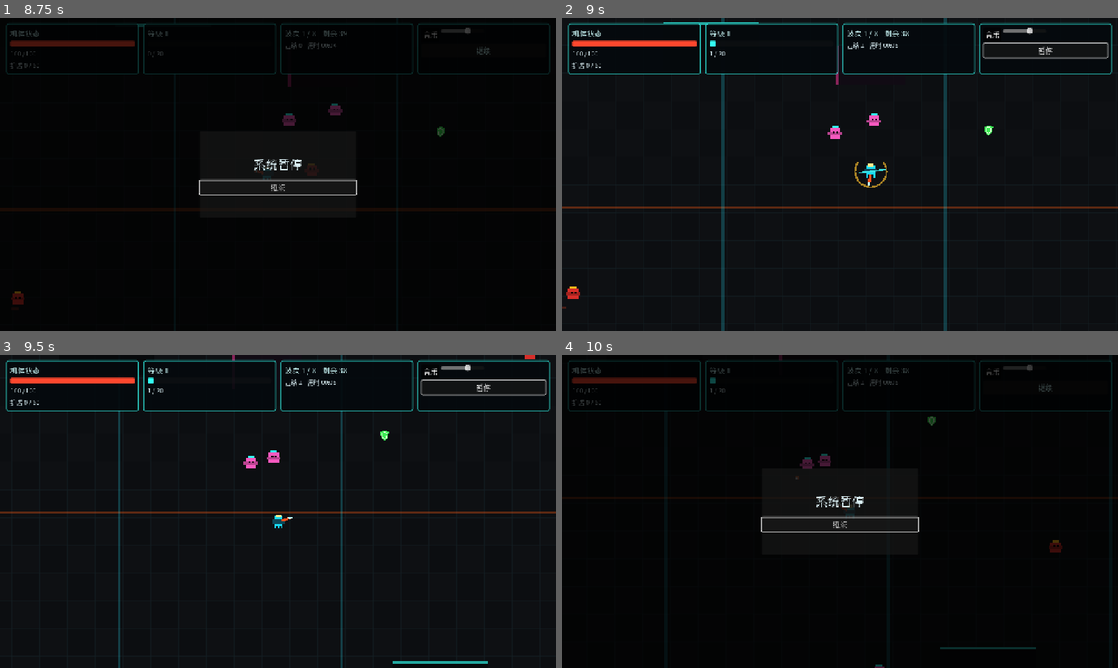
Above: before the commit, frames 1-4 (two rows, left to right).
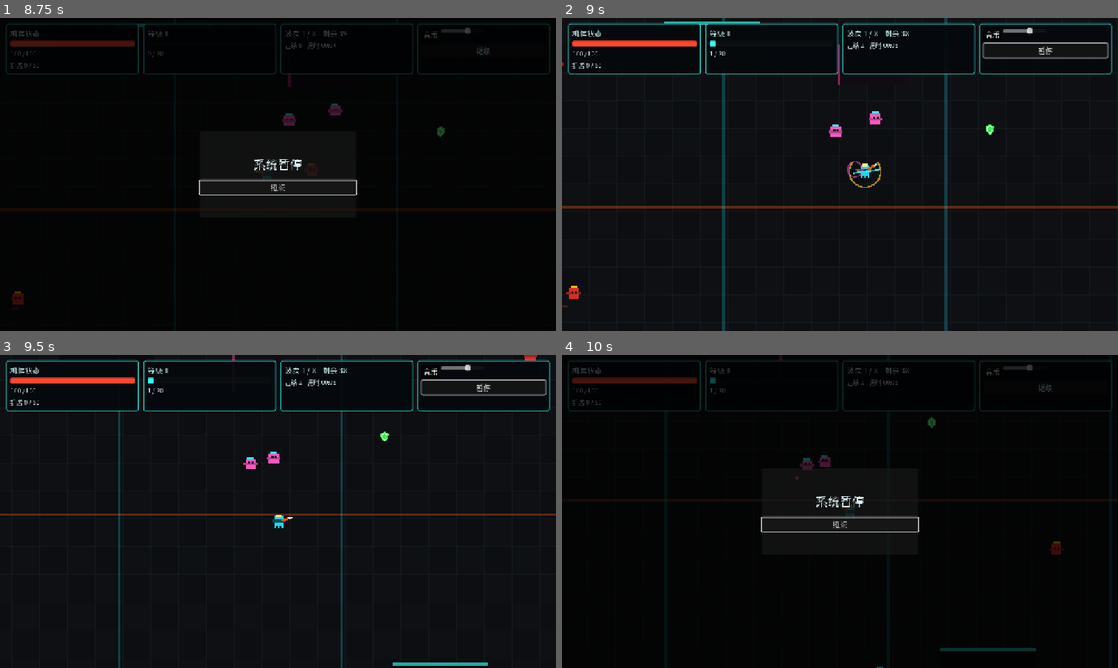
Above: after the commit, the same moments.

Repository: xiejiamincyq/2d-game
Game: Godot game, scene res://scenes/Main.tscn
Same seed, same stepped clock (60 frames per second), same inputs: the game is played once before the commit and once after it.
Inputs (mouse positions are in pixels of both pictures, inside the frame that each line leads up to):
- Up to frame 1 (8.75 s): click "开始清剿" at 0.5 s; click "音乐" at 1.25 s; click "暂停" at 2 s; click "继续" at 2.75 s; click "继续" at 3.5 s; tap Enter at 4.25, 6.6, 8 s; move the mouse to (400, 158) at 4.27 s; hold D (move_right) 4.28-5.03 s; right-click (400, 158) at 4.35 s; tap Space at 4.52, 5.27, 5.75, 6.77, 7.52, 8.27 s; move the mouse to (166, 190) at 5.02 s; hold S (move_down) 5.03-5.78 s; click (166, 190) at 5.1 s; move the mouse to (333, 105) at 5.77 s; hold D (move_right) 5.78-6.53 s; tap R at 5.85 s; move the mouse to (250, 237) at 6.52 s; hold W (move_up) 6.53-7.28 s; move the mouse to (444, 221) at 7.27 s; hold A (move_left) from 7.28 s (still down); tap 1 at 7.35 s; move the mouse to (111, 127) at 8.02 s; tap 3 at 8.1 s
- Up to frame 2 (9 s): tap Space at 8.75 s; move the mouse to (867, 174) at 8.77 s; release A (move_left) at 8.78 s; hold S (move_down) from 8.78 s (still down); right-click (867, 174) at 8.85 s
- Up to frame 3 (9.5 s): keep holding S (move_down)
- Up to frame 4 (10 s): move the mouse to (756, 433) at 9.52 s; release S (move_down) at 9.53 s; hold D (move_right) from 9.53 s (still down); click (756, 433) at 9.6 s; tap Space at 9.77 s

Frame 1 is identical in both runs. In frame 2, 1.2% of the frame differs, in the area x 0-100%, y 0-100%; in frame 3, 1.6%; in frame 4, 0.3%.

Commit message:
feat: integrate bounded combat feedback

Diff:
--- a/scripts/Main.gd
+++ b/scripts/Main.gd
@@ -8,6 +8,9 @@
 const ShieldPickupScript = preload("res://scripts/pickups/ShieldPickup.gd")
 const AudioManagerScript = preload("res://scripts/systems/AudioManager.gd")
 const WorldBoundaryScript = preload("res://scripts/world/WorldBoundary.gd")
+const CombatFeedbackScript = preload("res://scripts/systems/CombatFeedback.gd")
+const CombatVfxScript = preload("res://scripts/effects/CombatVfx.gd")
+const CameraEffectsScript = preload("res://scripts/effects/CameraEffects.gd")
 
 const WORLD_BOUNDS := Rect2(-1400, -900, 2800, 1800)
 
@@ -22,6 +25,9 @@
 var upgrade_system: Node
 var ui: Node
 var audio: Node
+var combat_feedback: Node
+var combat_vfx: Node2D
+var camera_effects: Node
 var game_over: bool = false
 var run_started: bool = false
 var manual_paused: bool = false
@@ -126,6 +132,7 @@
 func _start_run() -> void:
 	if run_started:
 		return
+	Engine.time_scale = 1.0
 	run_started = true
 	kill_count = 0
 	elapsed_seconds = 0.0
@@ -149,6 +156,20 @@
 	camera.limit_bottom = int(WORLD_BOUNDS.end.y)
 	player.add_child(camera)
 	camera.make_current()
+	combat_vfx = CombatVfxScript.new()
+	combat_vfx.name = "CombatVfx"
+	combat_vfx.process_mode = Node.PROCESS_MODE_PAUSABLE
+	combat_vfx.z_index = 20
+	world.add_child(combat_vfx)
+	camera_effects = CameraEffectsScript.new()
+	camera_effects.name = "CameraEffects"
+	camera_effects.process_mode = Node.PROCESS_MODE_PAUSABLE
+	player.add_child(camera_effects)
+	camera_effects.setup(camera)
+	combat_feedback = CombatFeedbackScript.new()
+	combat_feedback.name = "CombatFeedback"
+	add_child(combat_feedback)
+	combat_feedback.setup(combat_vfx, camera_effects)
 	player.fired.connect(func(projectile: Node) -> void:
 		projectile.process_mode = Node.PROCESS_MODE_PAUSABLE
 		projectile.world_bounds = WORLD_BOUNDS
@@ -177,6 +198,7 @@
 	add_child(wave_director)
 	wave_director.wave_changed.connect(ui.set_wave)
 	wave_director.enemy_killed.connect(_on_enemy_killed)
+	wave_director.damage_resolved.connect(combat_feedback.on_damage_resolved)
 	wave_director.victory.connect(_on_victory)
 	wave_director.setup(player, enemies, projectiles)
 	player.set_enemy_provider(wave_director.get_active_enemies)
@@ -231,6 +253,7 @@
 
 func _restart_run() -> void:
 	manual_paused = false
+	_reset_combat_feedback()
 	get_tree().paused = false
 	get_tree().reload_current_scene()
 
@@ -246,6 +269,8 @@
 	}
 	if not next_state in allowed.get(run_state, []):
 		return false
+	if next_state != RunState.PLAYING:
+		_reset_combat_feedback()
 	run_state = next_state
 	manual_paused = run_state == RunState.PAUSED
 	get_tree().paused = run_state in [RunState.UPGRADE, RunState.PAUSED, RunState.RESULT]
@@ -297,3 +322,15 @@
 		var pickup_node := pickup as Node2D
 		if pickup_node != null:
 			pickup_node.global_position = pickup_node.global_position.clamp(WORLD_BOUNDS.position + Vector2(12, 12), WORLD_BOUNDS.end - Vector2(12, 12))
+
+func _reset_combat_feedback() -> void:
+	if is_instance_valid(combat_feedback):
+		combat_feedback.reset_all()
+	if is_instance_valid(combat_vfx):
+		combat_vfx.clear_all()
+	if is_instance_valid(camera_effects):
+		camera_effects.clear_all()
+	Engine.time_scale = 1.0
+
+func _exit_tree() -> void:
+	_reset_combat_feedback()
--- a/scripts/systems/WaveDirector.gd
+++ b/scripts/systems/WaveDirector.gd
@@ -3,6 +3,14 @@
 
 signal wave_changed(index: int, total: int, remaining: int)
 signal enemy_killed(enemy: Node, source: StringName, xp_value: int)
+signal damage_resolved(
+	enemy: Node,
+	source: StringName,
+	amount: float,
+	world_position: Vector2,
+	direction: Vector2,
+	killed: bool
+)
 signal victory
 
 const EnemyScript = preload("res://scripts/actors/Enemy.gd")
@@ -99,6 +107,24 @@
 			if get_parent().has_method("_on_enemy_hit"):
 				get_parent()._on_enemy_hit(source)
 		)
+	if enemy.has_signal("damage_resolved"):
+		enemy.damage_resolved.connect(func(
+			resolved_enemy: Node,
+			source: StringName,
+			amount: float,
+			world_position: Vector2,
+			direction: Vector2,
+			killed: bool
+		) -> void:
+			damage_resolved.emit(
+				resolved_enemy,
+				source,
+				amount,
+				world_position,
+				direction,
+				killed
+			)
+		)
 
 func sample_spawn_position(
 	player_position: Vector2,
--- a/scripts/tests/StateTest.gd
+++ b/scripts/tests/StateTest.gd
@@ -2,6 +2,7 @@
 
 const MainScript = preload("res://scripts/Main.gd")
 const DamageTypes = preload("res://scripts/components/DamageTypes.gd")
+const EnemyScript = preload("res://scripts/actors/Enemy.gd")
 const TestSupport = preload("res://scripts/tests/TestSupport.gd")
 
 var assertions := 0
@@ -31,13 +32,43 @@
 	scene._start_run()
 	if not _assert_true(scene.get("run_state") == 1 and not paused, "start did not enter PLAYING"):
 		return
+	if not _assert_true(
+		is_instance_valid(scene.combat_feedback)
+		and is_instance_valid(scene.combat_vfx)
+		and is_instance_valid(scene.camera_effects),
+		"run start did not build the combat feedback pipeline"
+	):
+		return
+	scene.wave_director.active = false
+	scene.wave_director._spawn_enemy(EnemyScript.EnemyKind.SCRAPPER)
+	await process_frame
+	var feedback_enemy: Node = scene.wave_director.active_enemies[-1]
+	feedback_enemy.set_physics_process(false)
+	feedback_enemy.health.set_process(false)
+	var sparks_before: int = scene.combat_vfx.get_effect_count(&"spark")
+	feedback_enemy.take_damage(1.0, DamageTypes.PROJECTILE, Vector2.RIGHT)
+	if not _assert_true(
+		scene.combat_vfx.get_effect_count(&"spark") == sparks_before + 1,
+		"enemy damage did not reach the combat feedback pipeline"
+	):
+		return
 	var permanent_fire_rate: float = scene.player.fire_rate * 1.5
 	var permanent_weapon_damage: float = scene.player.weapon_damage * 1.25
 	scene.player.fire_rate = permanent_fire_rate
 	scene.player.weapon_damage = permanent_weapon_damage
 	scene.player.set_overdrive_active(true)
 	scene.player.set_dash_immunity_active(true)
+	scene.combat_feedback.request_hit_stop(20.0)
+	scene.camera_effects.request_impact(1.0, Vector2.RIGHT)
+	scene.camera_effects._process(0.016)
 	if not _assert_true(scene._transition_to(2) and paused, "PLAYING to UPGRADE did not pause"):
+		return
+	if not _assert_true(
+		is_equal_approx(Engine.time_scale, 1.0)
+		and scene.combat_vfx.get_total_effect_count() == 0
+		and scene.player.get_node("PlayerCamera").offset == Vector2.ZERO,
+		"upgrade transition did not reset combat feedback"
+	):
 		return
 	if not _assert_true(
 		is_equal_approx(scene.player.get_effective_fire_rate(), permanent_fire_rate),
@@ -60,14 +91,36 @@
 		return
 	scene.player.set_overdrive_active(true)
 	scene.player.set_dash_immunity_active(true)
+	scene.combat_vfx.request_effect(&"ring", Vector2.ZERO)
+	scene.combat_feedback.request_hit_stop(20.0)
+	scene.camera_effects.request_impact(1.0, Vector2.UP)
+	scene.camera_effects._process(0.016)
 	if not _assert_true(scene._transition_to(3) and paused, "PLAYING to PAUSED did not pause"):
+		return
+	if not _assert_true(
+		is_equal_approx(Engine.time_scale, 1.0)
+		and scene.combat_vfx.get_total_effect_count() == 0
+		and scene.player.get_node("PlayerCamera").offset == Vector2.ZERO,
+		"manual pause transition did not reset combat feedback"
+	):
 		return
 	if not _assert_true(not scene.player.is_damage_immune(), "manual pause left temporary immunity active"):
 		return
 	if not _assert_true(scene._transition_to(1) and not paused, "PAUSED to PLAYING did not resume"):
 		return
 	scene.player.set_overdrive_active(true)
+	scene.combat_vfx.request_effect(&"debris", Vector2.ZERO)
+	scene.combat_feedback.request_hit_stop(20.0)
+	scene.camera_effects.request_impact(1.0, Vector2.LEFT)
+	scene.camera_effects._process(0.016)
 	if not _assert_true(scene._transition_to(4) and paused, "PLAYING to RESULT did not pause"):
+		return
+	if not _assert_true(
+		is_equal_approx(Engine.time_scale, 1.0)
+		and scene.combat_vfx.get_total_effect_count() == 0
+		and scene.player.get_node("PlayerCamera").offset == Vector2.ZERO,
+		"result transition did not reset combat feedback"
+	):
 		return
 	if not _assert_true(
 		is_equal_approx(scene.player.get_effective_fire_rate(), permanent_fire_rate)
@@ -79,9 +132,14 @@
 
 	TestSupport.stop_audio(scene.audio)
 	await create_timer(0.25).timeout
+	scene.combat_feedback.request_hit_stop(20.0)
+	if not _assert_true(Engine.time_scale < 1.0, "exit cleanup precondition did not activate hit-stop"):
+		return
 	scene.queue_free()
 	paused = false
 	await process_frame
+	if not _assert_true(is_equal_approx(Engine.time_scale, 1.0), "tree exit did not restore Engine.time_scale"):
+		return
 	await process_frame
 	print("TEST PASS: StateTest %d" % assertions)
 	quit(0)
